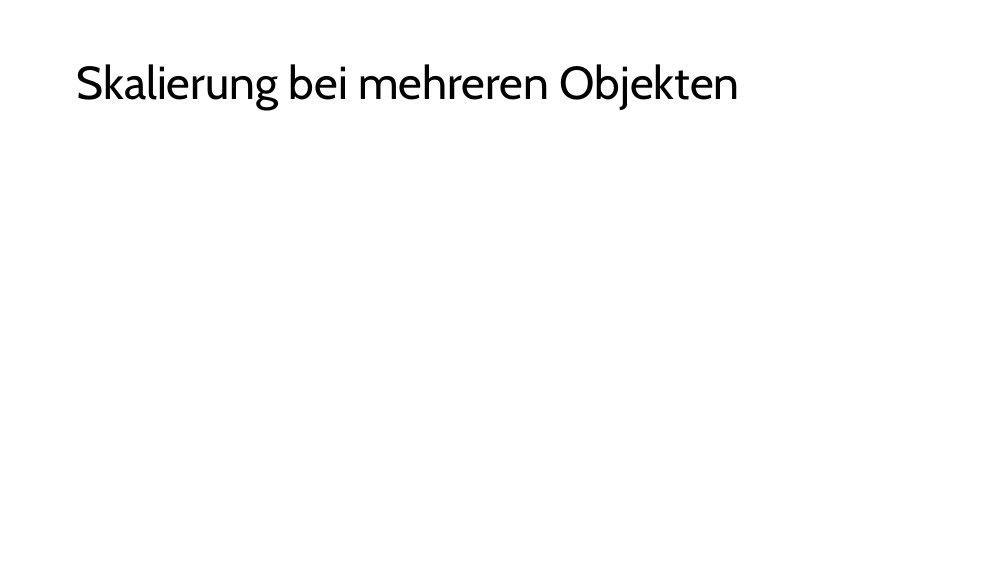
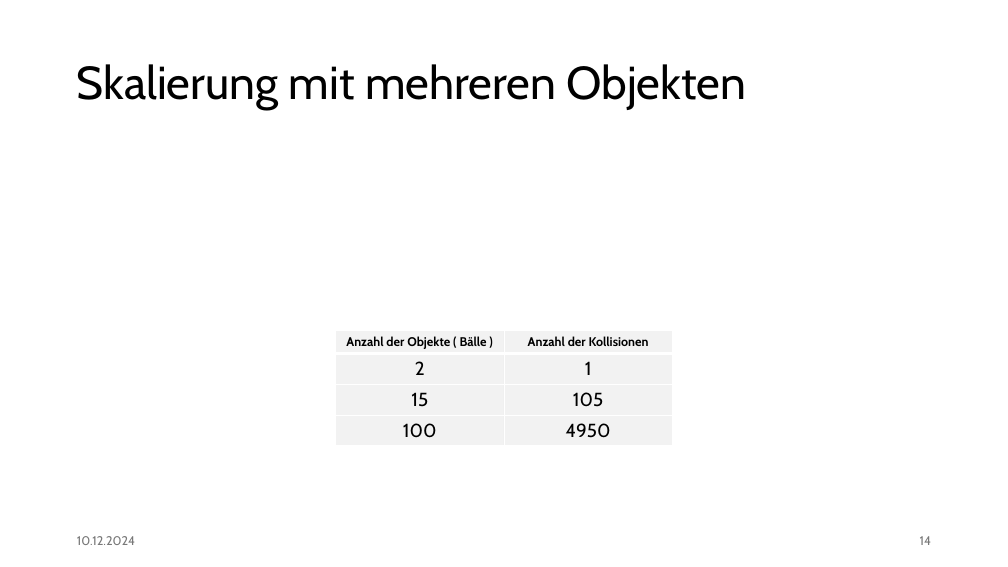
Before and after one commit to rippeddeadlift/Billard_SSDS, a slide deck: slide 14 of SSPS_11.12_sketch.pptx (slide 8 before the commit). Drawn at 1008x567 pixels with LibreOffice and Linux fonts; fonts in the diff are those of the drawing; grey boxes stand for pictures. Boxes give left, top, right and bottom in pixels: in the first picture for what was removed or moved away, otherwise in the second. Text is boxed around its words. In the diff, an @@ line names an element or a change of style, - is before the commit and + after.

```diff
--- a/SSPS_11.12_sketch.pptx
+++ b/SSPS_11.12_sketch.pptx
@@ background #FFFFFF to #FFFFFF at 5% opacity @@
@@ title at [77, 64, 746, 110]: text changed @@
-Skalierung bei mehreren Objekten
+Skalierung mit mehreren Objekten
@@ table added at [336, 331, 673, 445], 4 rows, 2 columns @@
+Anzahl der Objekte ( Bälle ) | Anzahl der Kollisionen
+2 | 1
+15 | 105
+100 | 4950
@@ text added at [77, 536, 135, 545], 12 pt, text #797979 @@
+10.12.2024
@@ page number added at [920, 536, 931, 545], 12 pt, text #797979 @@
+14
```
Also in this commit, not shown: 6 other slides changed, 6 slides added, 1 slide removed, 8 other files.
